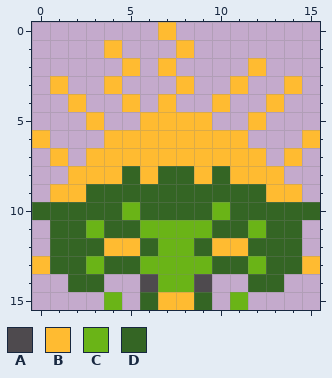
Two versions of one pixel-art sprite, PartTimeSpaceHero/Resources/res/graphics/sprites/turfel_nes.png. The picture above is the old version.
The file is 16x16 pixels.
Palette (. is transparent): A #4e4a4e  B #ffbb31  C #6ab417  D #346524
The same view after the edit:
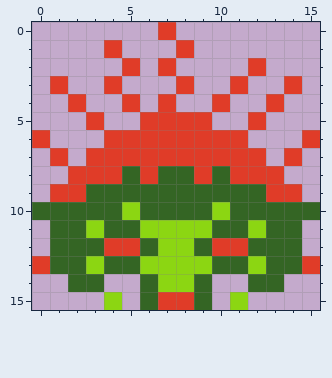
From old to new:
colour B: #ffbb31 -> #e03c28
colour C: #6ab417 -> #8cd612
y 14: x 6 A -> D; x 9 A -> D
